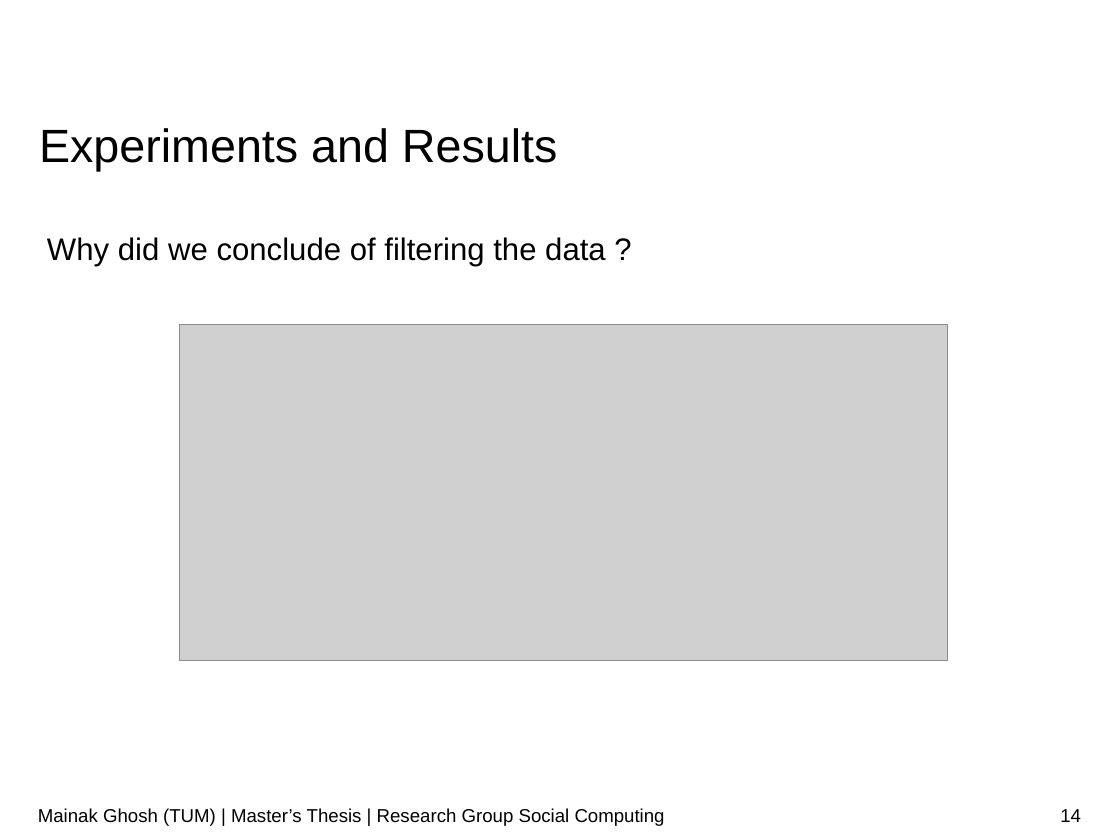
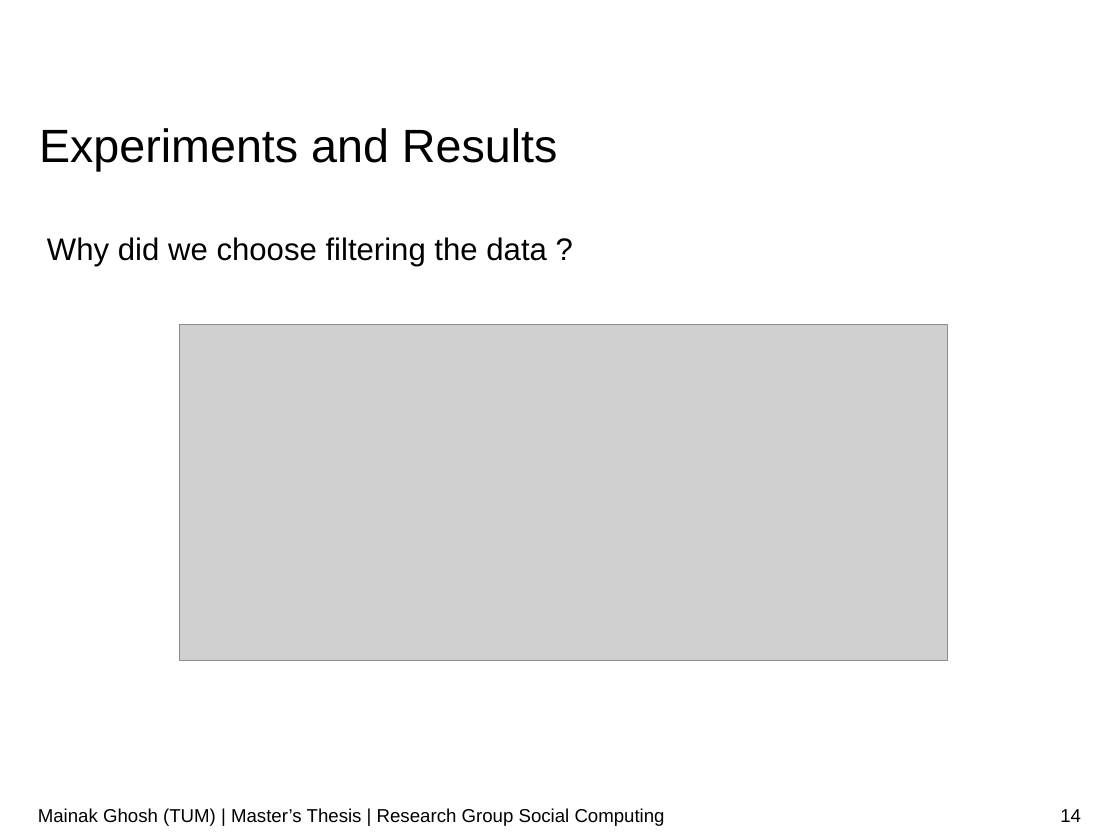
Before and after one commit to ghoshmainak/mainak-master-thesis, a slide deck: slide 14 of report/thesis-ppt.odp. Drawn at 1120x840 pixels with LibreOffice and Linux fonts; fonts in the diff are those of the drawing; grey boxes stand for pictures; background and template pictures are left out. Boxes give left, top, right and bottom in pixels: in the first picture for what was removed or moved away, otherwise in the second. Text is boxed around its words. In the diff, an @@ line names an element or a change of style, - is before the commit and + after.

```diff
--- a/report/thesis-ppt.odp
+++ b/report/thesis-ppt.odp
@@ text at (x1=47, y1=237, x2=547, y2=266): text changed @@
-Why did we conclude of filtering the data ?
+Why did we choose filtering the data ?
```
Also in this commit, not shown: 2 other slides changed, 1 other file.
